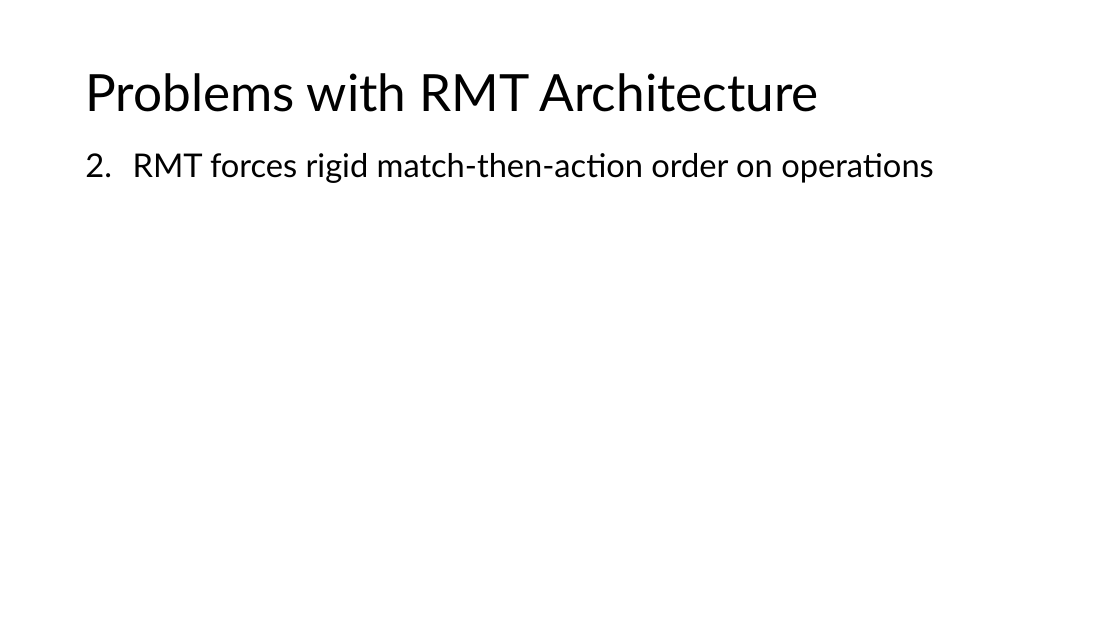
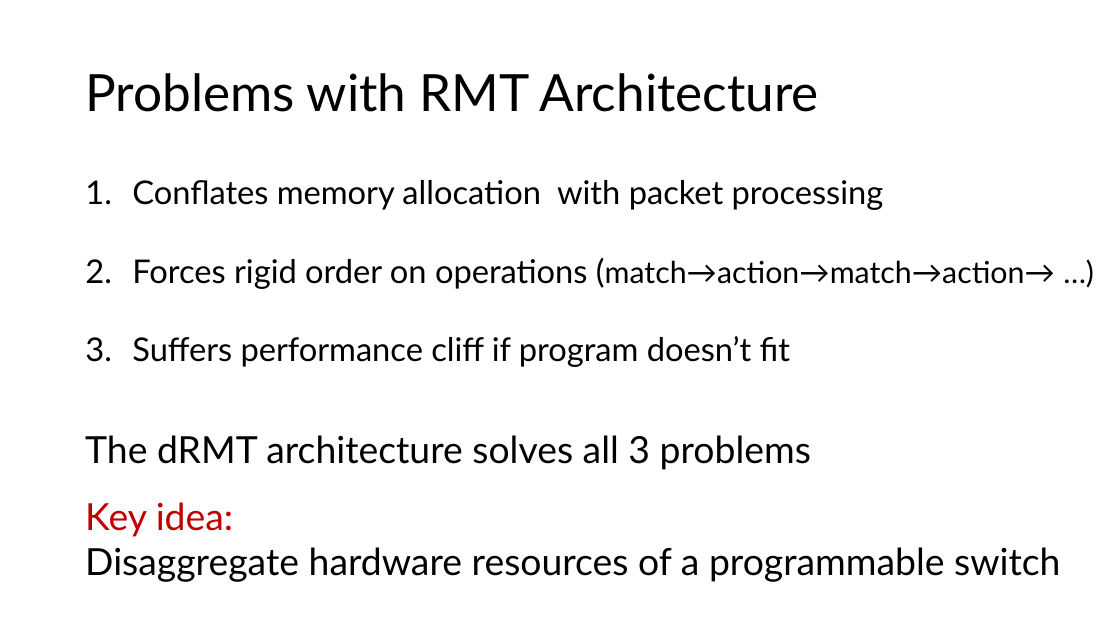
Before and after one commit to anirudhSK/drmt_talk, a slide deck: slide 7 of drmt.pptx (slide 8 before the commit). Drawn at 1120x630 pixels with LibreOffice and Linux fonts; fonts in the diff are those of the drawing. Boxes give left, top, right and bottom in pixels: in the first picture for what was removed or moved away, otherwise in the second. Text is boxed around its words. In the diff, an @@ line names an element or a change of style, - is before the commit and + after.

```diff
--- a/drmt.pptx
+++ b/drmt.pptx
@@ text at (132,180,1055,367): text changed @@
-2. RMT forces rigid match-then-action order on operations
+1. Conflates memory allocation with packet processing
+2. Forces rigid order on operations (match→action→match→action→ …)
+3. Suffers performance cliff if program doesn’t fit
@@ text added at (85,435,1060,582), 32 pt, text #000000 @@
+The dRMT architecture solves all 3 problems
+Key idea:
+Disaggregate hardware resources of a programmable switch
```
Also in this commit, not shown: 4 other slides changed, 7 slides added, 5 slides removed.
